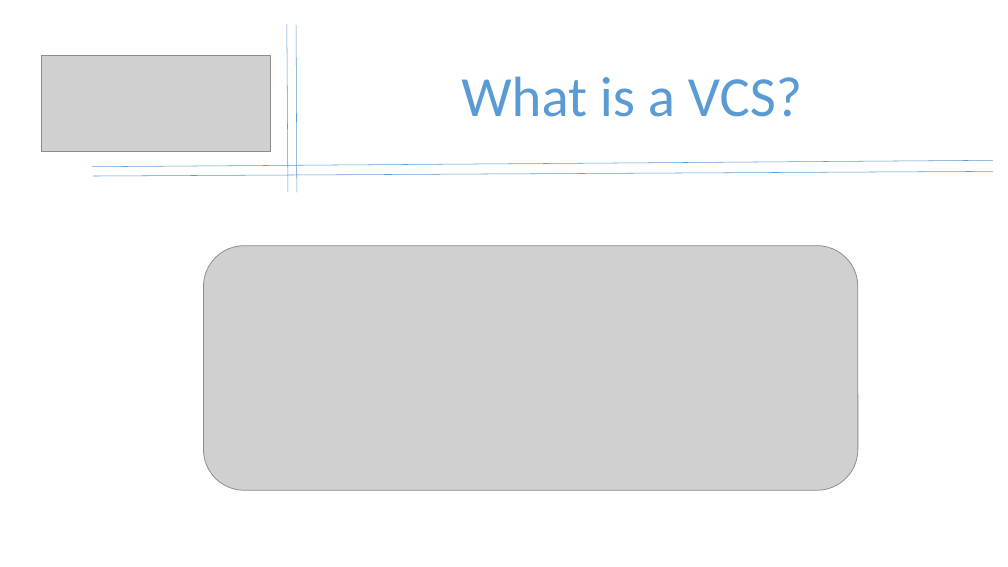
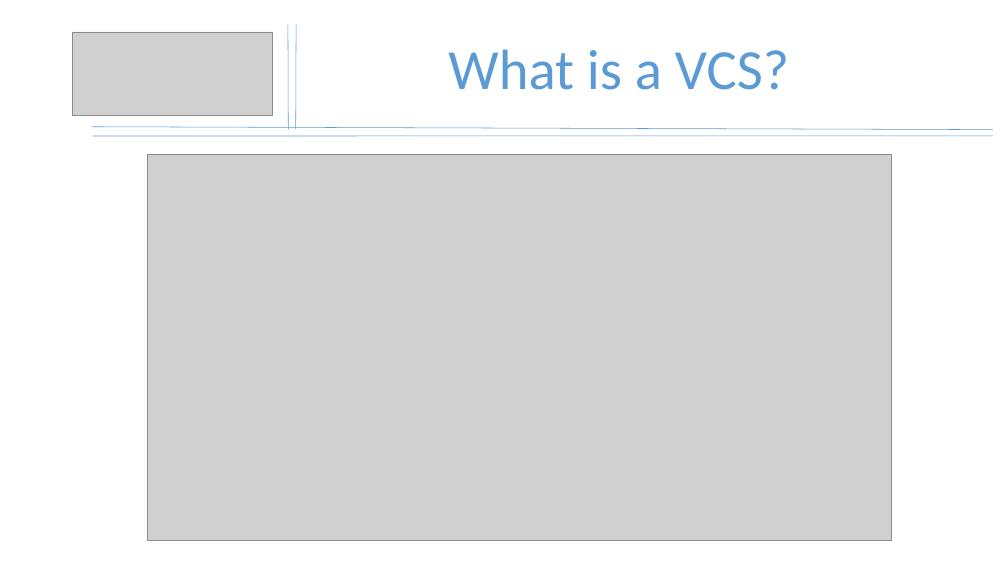
Before and after one commit to SahilQaiser/Git-GitHub, a slide deck: slide 4 of Git&Github.pptx. Drawn at 1008x567 pixels with LibreOffice and Linux fonts; fonts in the diff are those of the drawing; grey boxes stand for pictures. Boxes give left, top, right and bottom in pixels: in the first picture for what was removed or moved away, otherwise in the second. Text is boxed around its words. In the diff, an @@ line names an element or a change of style, - is before the commit and + after.

```diff
--- a/Git&Github.pptx
+++ b/Git&Github.pptx
@@ line moved from (287, 24) - (288, 192) to (288, 25) - (288, 129) @@
@@ line moved from (296, 25) - (297, 192) to (296, 23) - (296, 129) @@
@@ text "What is a VCS?": place and size @@
-text "What is a VCS?" at <box>461,76,802,117</box>
+text "What is a VCS?" at <box>448,49,789,90</box>
@@ picture: place and size @@
-picture at <box>42,55,271,151</box>
+picture at <box>73,32,272,115</box>
@@ line moved from (993, 160) - (92, 167) to (993, 129) - (92, 127) @@
@@ line moved from (993, 172) - (93, 176) to (993, 136) - (93, 136) @@
@@ picture: place and size @@
-picture at <box>203,246,858,491</box>
+picture at <box>148,154,892,540</box>
```
Also in this commit, not shown: 2 other files.
